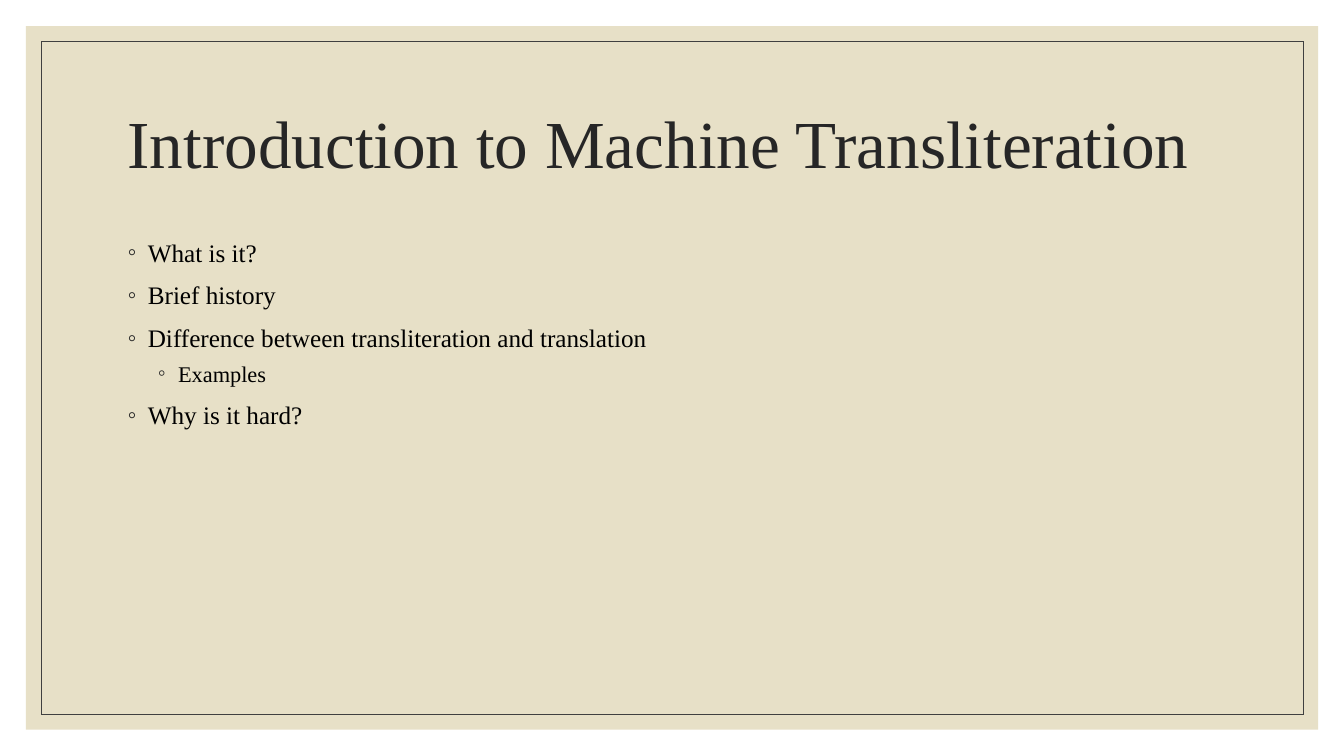
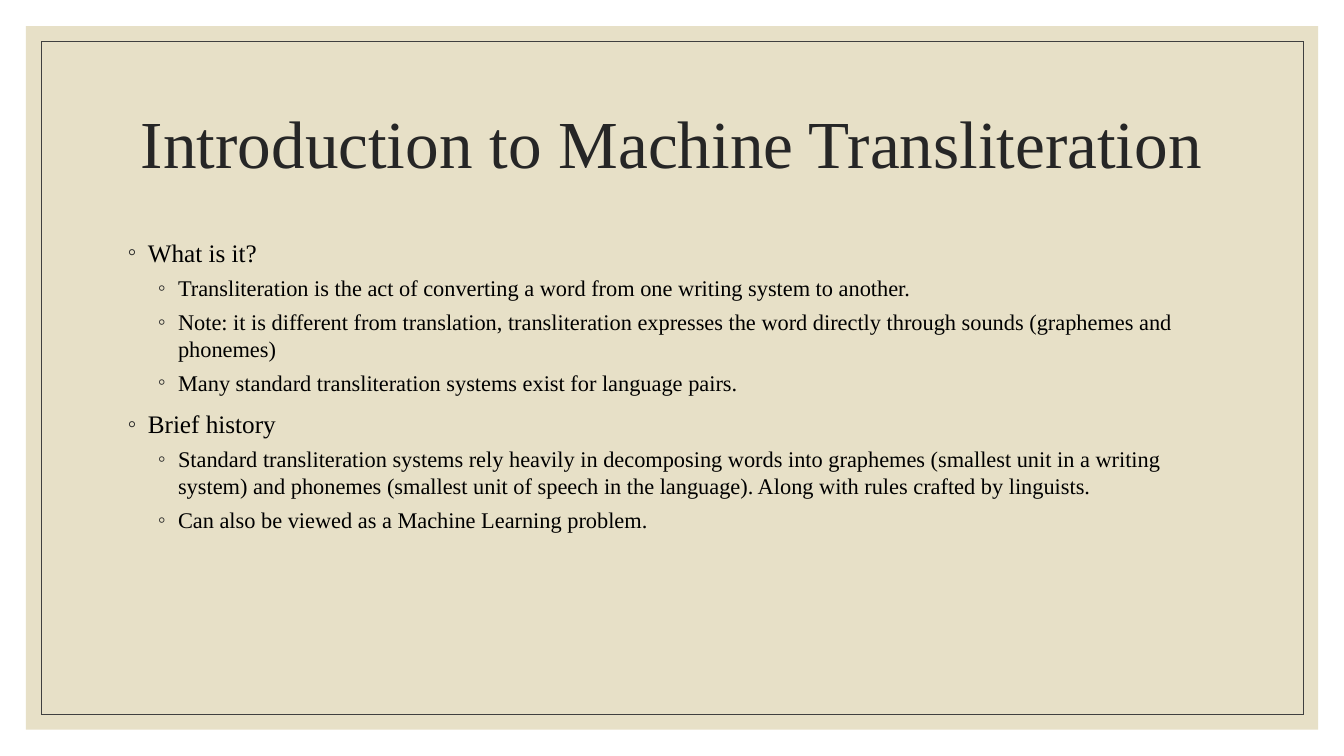
Before and after one commit to yu-greenland/name_transliteration, a slide deck: slide 2 of documents/draft presentation.pptx. Drawn at 1344x756 pixels with LibreOffice and Linux fonts; fonts in the diff are those of the drawing. Boxes give left, top, right and bottom in pixels: in the first picture for what was removed or moved away, otherwise in the second. Text is boxed around its words. In the diff, an @@ line names an element or a change of style, - is before the commit and + after.

```diff
--- a/documents/draft presentation.pptx
+++ b/documents/draft presentation.pptx
@@ title "Introduction to Machine Transliteration" at <box>141,121,1202,169</box>: alignment left to centre @@
@@ text at <box>178,280,1171,396</box>: paragraphs added @@
+  ◦ Transliteration is the act of converting a word from one writing system to another.
+  ◦ Note: it is different from translation, transliteration expresses the word directly through sounds (graphemes and phonemes)
+  ◦ Many standard transliteration systems exist for language pairs.
@@ text at <box>178,451,1160,533</box>: text changed; size 18 to 16 pt @@
-◦ Difference between transliteration and translation
-  ◦ Examples
-◦ Why is it hard?
+  ◦ Standard transliteration systems rely heavily in decomposing words into graphemes (smallest unit in a writing system) and phonemes (smallest unit of speech in the language). Along with rules crafted by linguists.
+  ◦ Can also be viewed as a Machine Learning problem.
```
Also in this commit, not shown: 1 other slide changed, 11 slides added, 2 slides removed, 28 other files.
